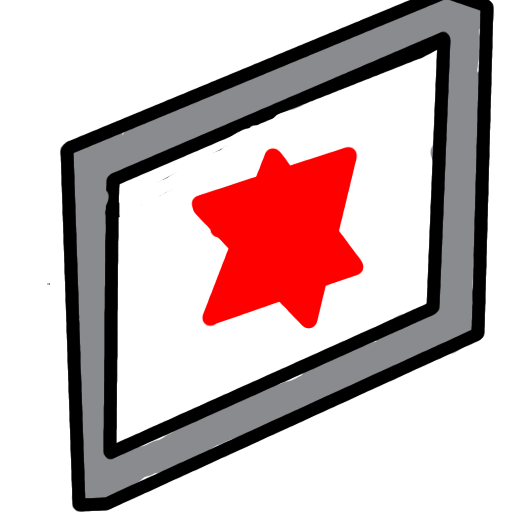
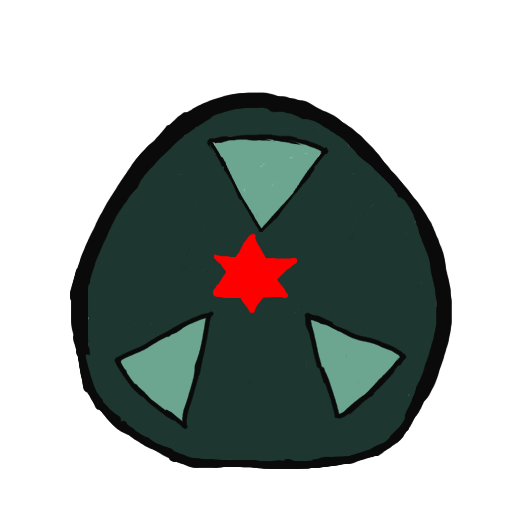
Two versions of the same layered image (512 x 512). Layer-by-layer changes:
added group "TV Screen" with 8 layers above "Deposit Hole" over [left=47, top=0, right=495, bottom=512]
moved "Star" into group "TV Screen", painted on it over [left=191, top=146, right=364, bottom=329]
hid group "Layer Group" (3 layers), moved it into group "TV Screen" over [left=47, top=0, right=495, bottom=512]
added group "Deposit Hole" with 2 layers over [left=70, top=92, right=452, bottom=469]
added layer "Uitline" in group "Deposit Hole" over [left=70, top=92, right=452, bottom=469]
added layer "Color" in group "Deposit Hole" over [left=80, top=101, right=440, bottom=465]